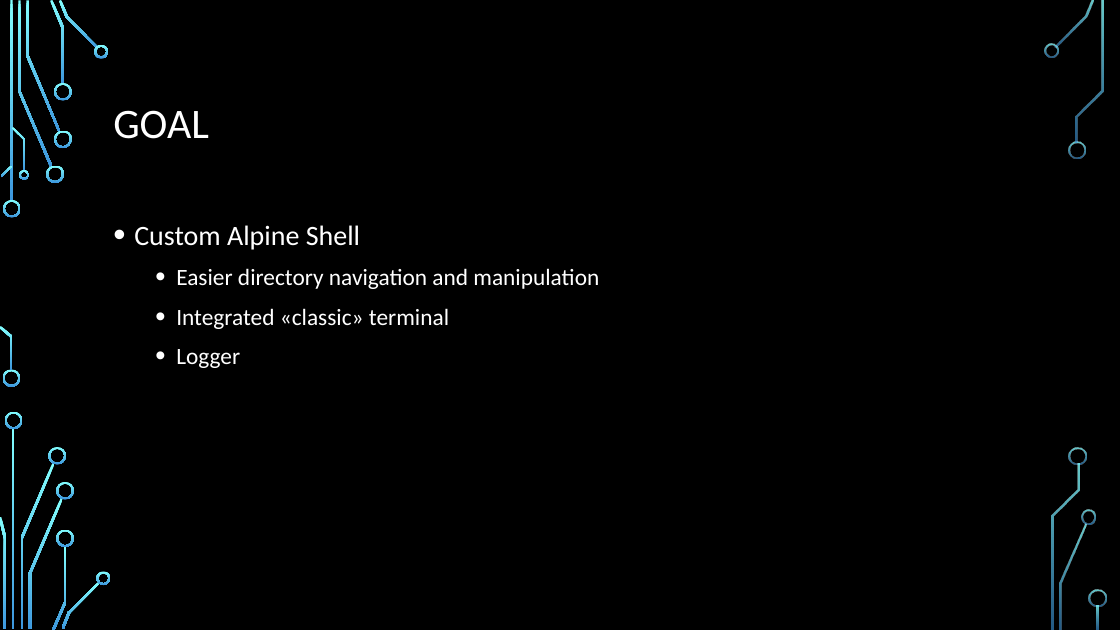
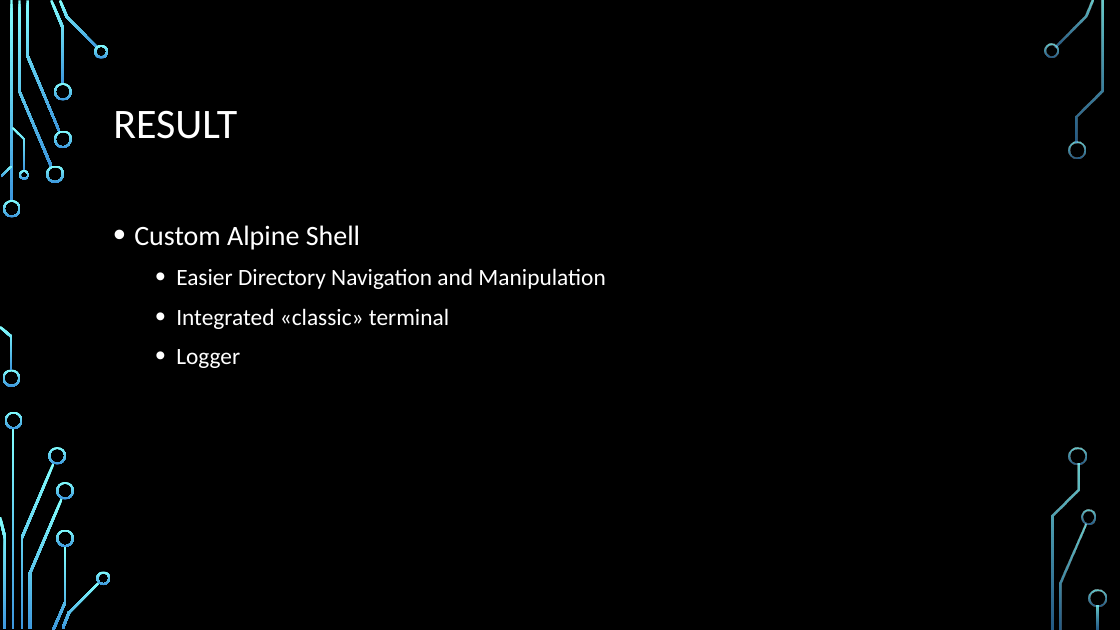
Before and after one commit to eliahaenggi/alpine-shell, a slide deck: slide 2 of Custom_Shell_Elia_Matthew.pptx. Drawn at 1120x630 pixels with LibreOffice and Linux fonts; fonts in the diff are those of the drawing; background and template pictures are left out. Boxes give left, top, right and bottom in pixels: in the first picture for what was removed or moved away, otherwise in the second. Text is boxed around its words. In the diff, an @@ line names an element or a change of style, - is before the commit and + after.

```diff
--- a/Custom_Shell_Elia_Matthew.pptx
+++ b/Custom_Shell_Elia_Matthew.pptx
@@ title at [113,110,237,139]: text changed @@
-GOAL
+RESULT
@@ text at [176,268,605,289]: text changed @@
-  • Easier directory navigation and manipulation
+  • Easier Directory Navigation and Manipulation
```
Also in this commit, not shown: 2 other slides changed.
